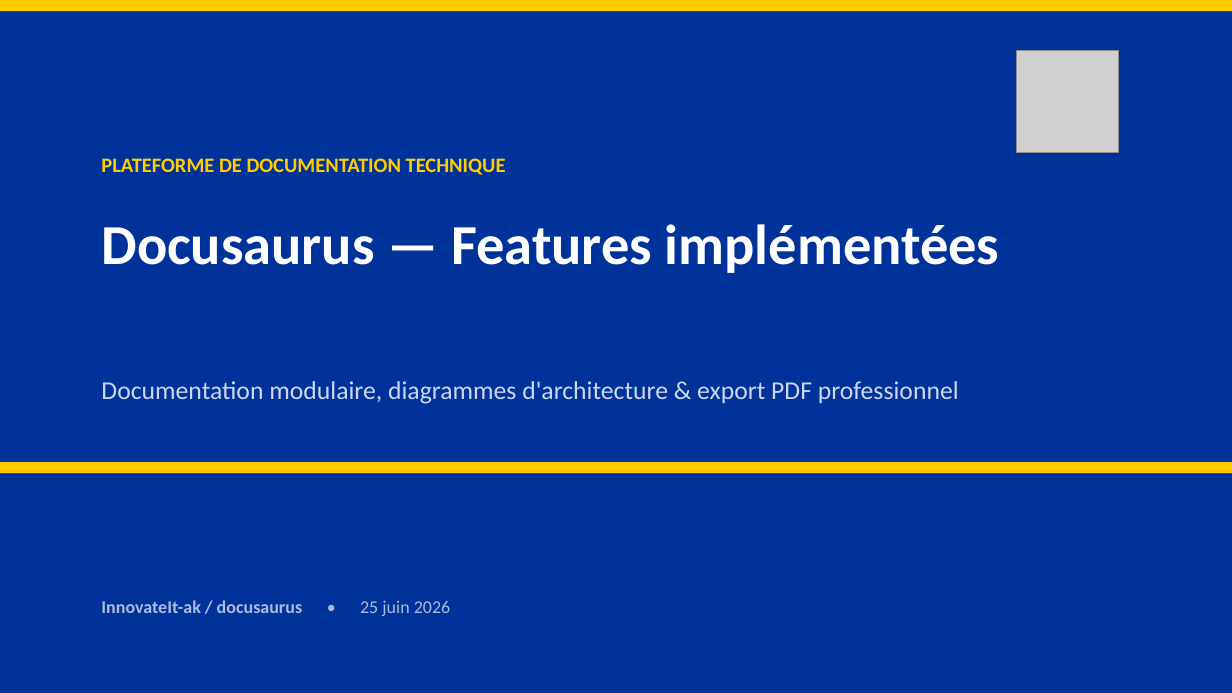
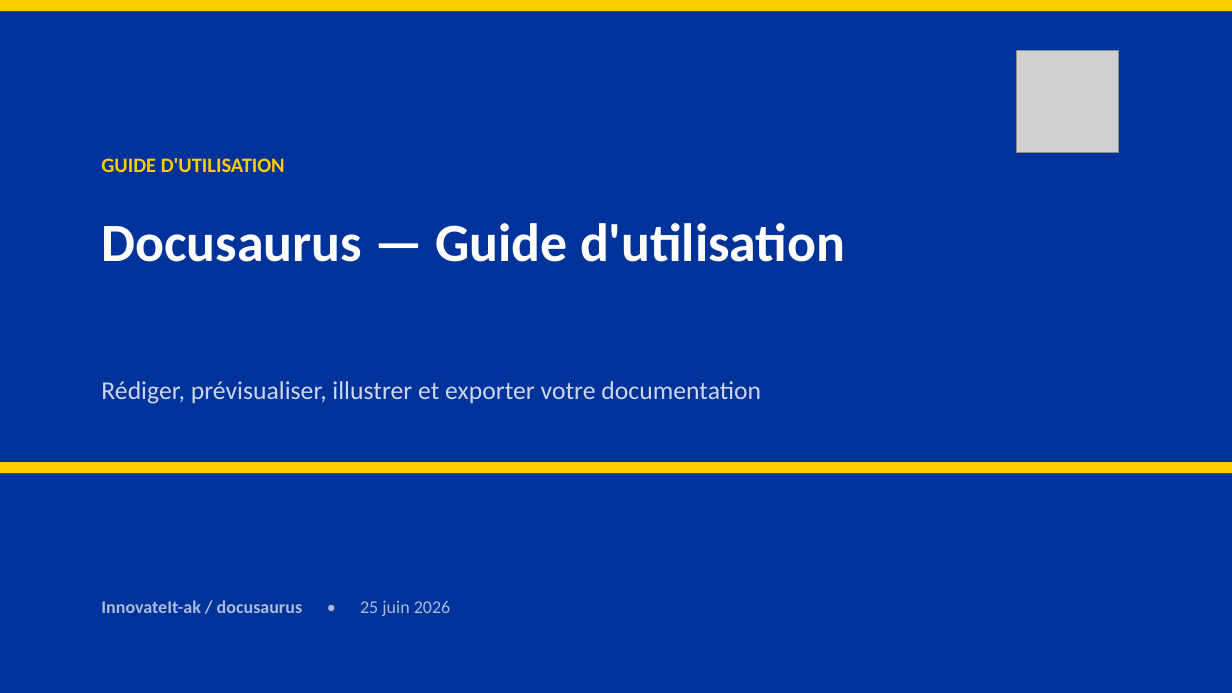
Before and after one commit to InnovateIt-ak/docusaurus, a slide deck: slide 1 of features-implementees.pptx. Drawn at 1232x693 pixels with LibreOffice and Linux fonts; fonts in the diff are those of the drawing; grey boxes stand for pictures. Boxes give left, top, right and bottom in pixels: in the first picture for what was removed or moved away, otherwise in the second. Text is boxed around its words. In the diff, an @@ line names an element or a change of style, - is before the commit and + after.

```diff
--- a/features-implementees.pptx
+++ b/features-implementees.pptx
@@ text at box(101, 158, 285, 172): text changed @@
-PLATEFORME DE DOCUMENTATION TECHNIQUE
+GUIDE D'UTILISATION
@@ text at box(101, 223, 845, 262): text changed; size 44 to 42 pt @@
-Docusaurus — Features implémentées
+Docusaurus — Guide d'utilisation
@@ text at box(101, 381, 761, 404): text changed @@
-Documentation modulaire, diagrammes d'architecture & export PDF professionnel
+Rédiger, prévisualiser, illustrer et exporter votre documentation
```
Also in this commit, not shown: 6 other slides changed, 3 slides added, 3 slides removed, 5 other files.
